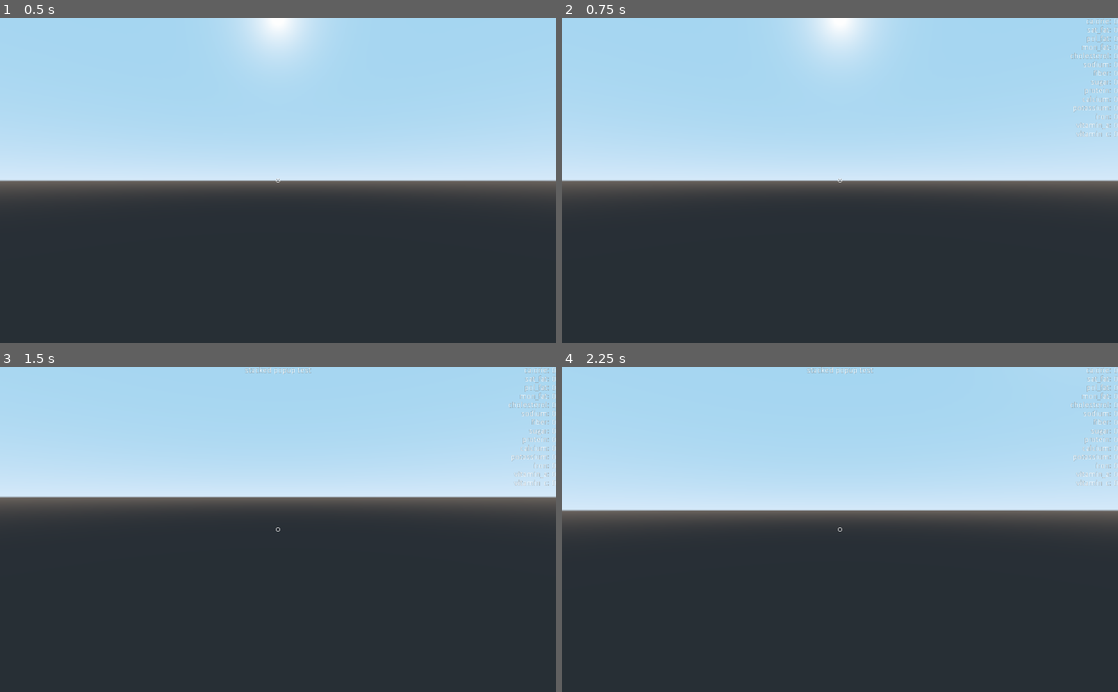
Above: before the commit, frames 1-4 (two rows, left to right).
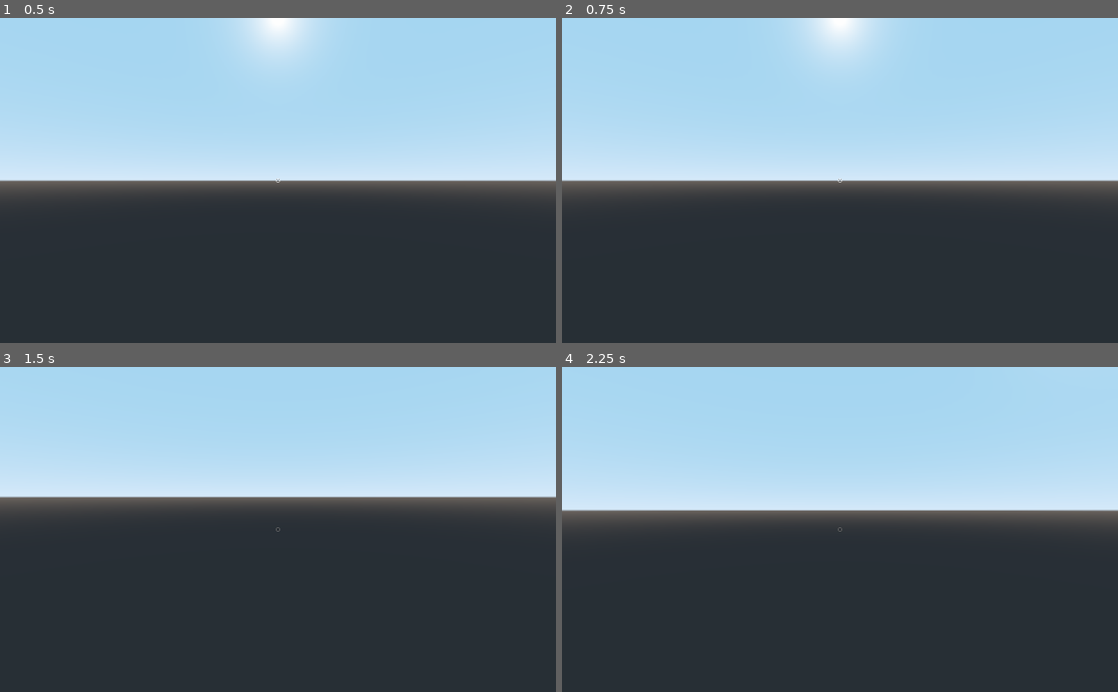
Above: after the commit, the same moments.

Repository: ihave13digits/AutomatonUprising
Game: Godot game, scene res://scene/Main.tscn
The game is run twice, just before and just after one commit, with the same random seed, the same clock (stepped at 60 frames per second) and the same inputs.
Inputs (mouse positions are in pixels of both pictures, inside the frame that each line leads up to):
- Up to frame 1 (0.5 s): no input
- Up to frame 2 (0.75 s): tap Enter at 0.5 s; move the mouse to (962, 164) at 0.52 s; hold Right (ui_right) from 0.53 s (still down); click (962, 164) at 0.67 s
- Up to frame 3 (1.5 s): tap Space at 1.25 s; move the mouse to (250, 529) at 1.27 s; release Right (ui_right) at 1.28 s; hold Up (ui_up) from 1.28 s (still down)
- Up to frame 4 (2.25 s): keep holding Up (ui_up); tap Enter at 2 s; move the mouse to (851, 523) at 2.02 s

Frame 1 is identical in both runs. In frame 2, 0.5% of the frame differs, in the area x 91-100%, y 0-37%; in frame 3, 0.5%; in frame 4, 0.5%, in the area x 44-100%, y 0-51%.

Commit message:
updated core

Diff:
--- a/scene/Main.gd
+++ b/scene/Main.gd
@@ -10,10 +10,11 @@
 	hud = $HUD
 	world = $World
 
-func _process(_delta):
-	if Input.is_action_just_pressed("ui_up"): hud.display_message('stacked popup test')
-	if Input.is_action_just_pressed("ui_left"): hud.display_stats(player.data)
-	if Input.is_action_just_pressed("ui_right"): hud.display_nutrition(player.nutrients)
+func _update_cursor():
+	if player.cursor.get_collider() != null:
+		hud.center_img.modulate = Color(1.0, 1.0, 1.0, Data.settings['hud_opacity']['value'])
+	else:
+		hud.center_img.modulate = Color(0.5, 0.5, 0.5, Data.settings['hud_opacity']['value'])
 
 func _update_hud():
 	if player.has_control:
@@ -30,3 +31,4 @@
 	player.ready()
 	add_child(player)
 	player.connect('update_hud', self, '_update_hud')
+	player.connect('update_cursor', self, '_update_cursor')
--- a/scene/World.gd
+++ b/scene/World.gd
@@ -65,7 +65,7 @@
 			var w = get_height(x+1, z)
 
 			if n and s and e and w:
-
+				# Sides
 				if n < Y and s >= Y and e >= Y and w >= Y:
 					tile = 'tileside'; rot.y = 90; type = "vex"
 				elif n >= Y and s < Y and e >= Y and w >= Y:
@@ -74,14 +74,41 @@
 					tile = 'tileside'; rot.y = 180; type = "vex"
 				elif n >= Y and s >= Y and e >= Y and w < Y:
 					tile = 'tileside'; rot.y = 0; type = "vex"
+				# Inner Corner
+				elif n < Y and s >= Y and e < Y and w >= Y:
+					tile = 'tilecave'; rot.y = 180; type = "vex"
+				elif n < Y and s >= Y and e >= Y and w < Y:
+					tile = 'tilecave'; rot.y = 90; type = "vex"
+				elif n >= Y and s < Y and e < Y and w >= Y:
+					tile = 'tilecave'; rot.y = 270; type = "vex"
+				elif n >= Y and s < Y and e >= Y and w < Y:
+					tile = 'tilecave'; rot.y = 0; type = "vex"
 
 				elif n < Y and s >= Y and e < Y and w >= Y:
+					tile = 'tilecave'; rot.y = 180; type = "vex"
+				elif n < Y and s >= Y and e >= Y and w < Y:
+					tile = 'tilecave'; rot.y = 90; type = "vex"
+				elif n >= Y and s < Y and e < Y and w >= Y:
+					tile = 'tilecave'; rot.y = 270; type = "vex"
+				elif n >= Y and s < Y and e >= Y and w < Y:
+					tile = 'tilecave'; rot.y = 0; type = "vex"
+				# Outer Corner
+				elif n <= Y and s > Y and e <= Y and w > Y:
 					tile = 'tilevex'; rot.y = 180; type = "vex"
-				elif n < Y and s >= Y and e >= Y and w < Y:
+				elif n <= Y and s > Y and e > Y and w <= Y:
 					tile = 'tilevex'; rot.y = 90; type = "vex"
-				elif n >= Y and s < Y and e < Y and w >= Y:
+				elif n > Y and s <= Y and e <= Y and w > Y:
 					tile = 'tilevex'; rot.y = 270; type = "vex"
-				elif n >= Y and s < Y and e >= Y and w < Y:
+				elif n > Y and s <= Y and e > Y and w <= Y:
+					tile = 'tilevex'; rot.y = 0; type = "vex"
+
+				elif n <= Y and s > Y and e <= Y and w > Y:
+					tile = 'tilevex'; rot.y = 180; type = "vex"
+				elif n <= Y and s > Y and e > Y and w <= Y:
+					tile = 'tilevex'; rot.y = 90; type = "vex"
+				elif n > Y and s <= Y and e <= Y and w > Y:
+					tile = 'tilevex'; rot.y = 270; type = "vex"
+				elif n > Y and s <= Y and e > Y and w <= Y:
 					tile = 'tilevex'; rot.y = 0; type = "vex"
 
 				else:
--- a/scene/instance/Player.gd
+++ b/scene/instance/Player.gd
@@ -1,5 +1,6 @@
 extends KinematicBody
 
+signal update_cursor
 signal update_hud
 
 onready var cursor = $Y/X/Cam/Cursor
@@ -86,7 +87,7 @@
 			has_control = true
 			emit_signal("update_hud")
 		if cursor.get_collider() != null:
-			get_parent().hud.display_message(cursor.get_collider().id)
+			get_parent().hud.display_message(cursor.get_collider().translation)#.id)
 
 	if !has_control or is_paused:
 		return
@@ -100,6 +101,7 @@
 			_pitch = -Data.settings['max_pitch']['value']
 		$Y.set_rotation(Vector3(0, deg2rad(_yaw), 0))
 		$Y.rotate($Y.get_transform().basis.x.normalized(), -deg2rad(_pitch))
+		emit_signal("update_cursor")
 
 	if event is InputEventKey:
 		var key = OS.get_scancode_string(event.scancode)
Not shown, changed: mesh/tile/cave.obj
Not shown, changed: mesh/tile/vex.obj
